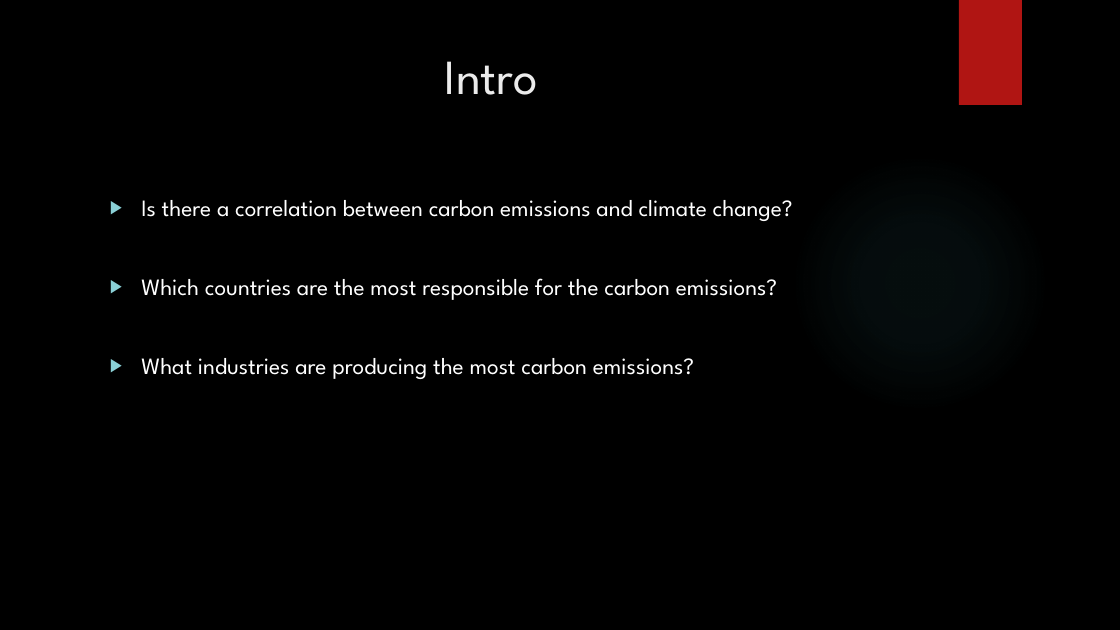
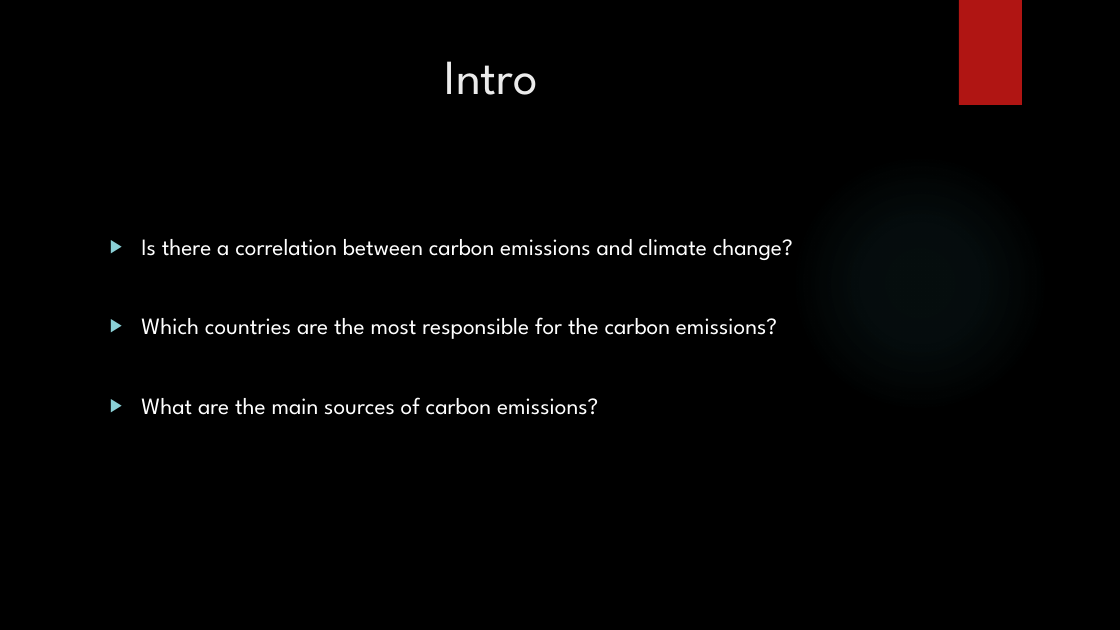
Before and after one commit to WMcWilliams15/NSS-Capstone, a slide deck: slide 2 of Power_Point/The Great Acceleration.pptx. Drawn at 1120x630 pixels with LibreOffice and Linux fonts; fonts in the diff are those of the drawing; background and template pictures are left out. Boxes give left, top, right and bottom in pixels: in the first picture for what was removed or moved away, otherwise in the second. Text is boxed around its words. In the diff, an @@ line names an element or a change of style, - is before the commit and + after.

```diff
--- a/Power_Point/The Great Acceleration.pptx
+++ b/Power_Point/The Great Acceleration.pptx
@@ text "Is there a correlation between ...": place and size @@
-text "Is there a correlation between ..." at [141, 200, 793, 379]
+text "Is there a correlation between ..." at [141, 239, 793, 415]
@@ text at [141, 397, 598, 415]: text changed @@
-▶ What industries are producing the most carbon emissions?
+▶ What are the main sources of carbon emissions?
```
Also in this commit, not shown: 7 other slides changed, 1 slide added, 1 slide removed, 34 other files.
